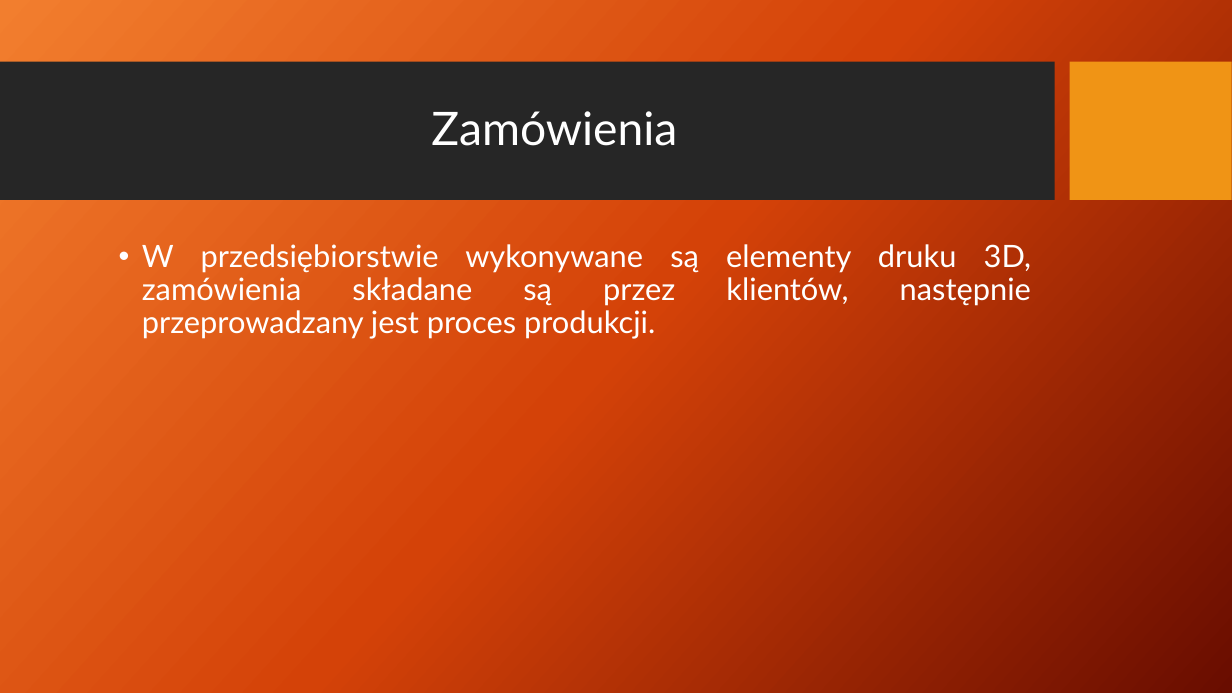
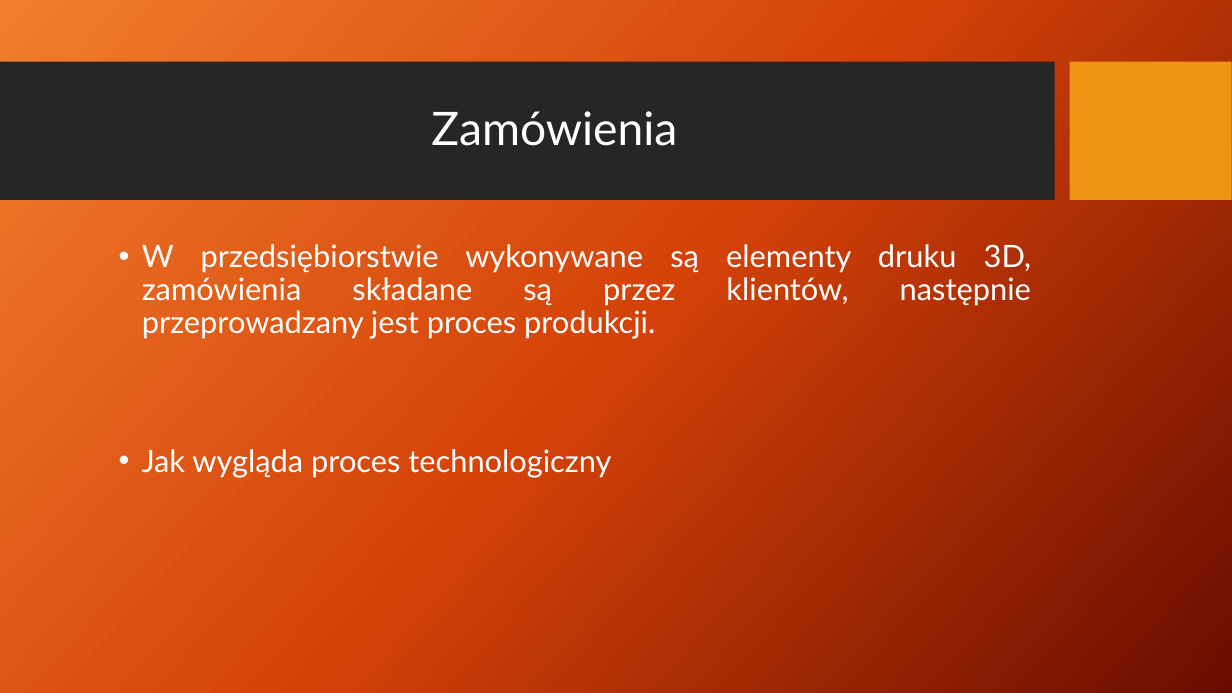
Before and after one commit to rudnickirobert/KWZP2021, a slide deck: slide 9 of Prezentacja_29.04.pptx (slide 7 before the commit). Drawn at 1232x693 pixels with LibreOffice and Linux fonts; fonts in the diff are those of the drawing; background and template pictures are left out. Boxes give left, top, right and bottom in pixels: in the first picture for what was removed or moved away, otherwise in the second. Text is boxed around its words. In the diff, an @@ line names an element or a change of style, - is before the commit and + after.

```diff
--- a/Prezentacja_29.04.pptx
+++ b/Prezentacja_29.04.pptx
@@ text at <box>142,449,611,478</box>: paragraph added @@
+• Jak wygląda proces technologiczny
```
Also in this commit, not shown: 5 other slides changed, 2 slides added.
